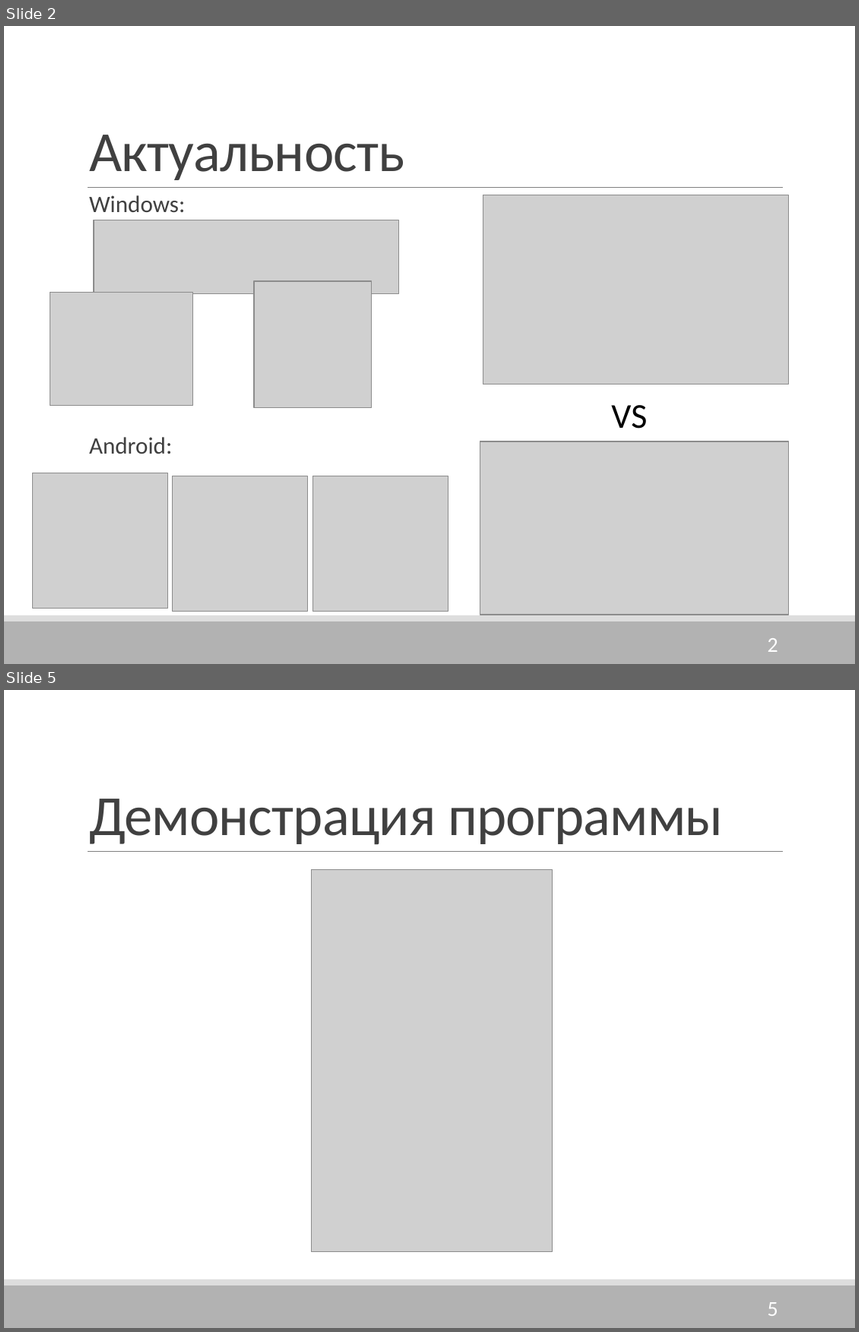
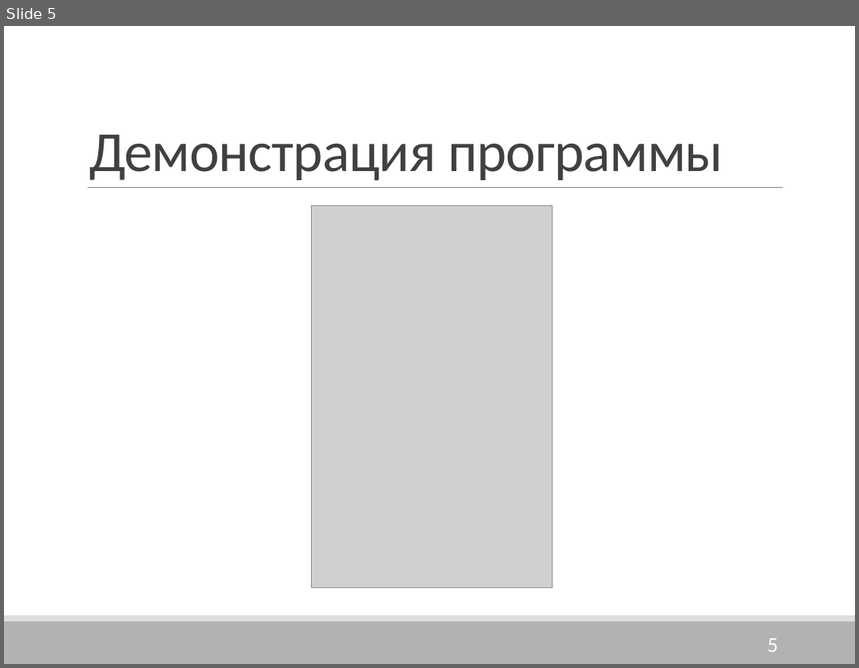
Before and after one commit to BizZzare/StepDiploma2.0, a slide deck: Головизнина/Разработка Android-приложения1.pptx. Shown one above the other, each under a label of ours: slides 2 and 5 before the commit, slide 5 after it; the slides between them are not shown. The pictures are 859x1332 and 859x668 pixels, drawn with LibreOffice and Linux fonts; fonts in the diff are those of the drawing; grey boxes stand for pictures. Boxes give left, top, right and bottom in pixels: in the first picture for what was removed or moved away, otherwise in the second. Text is boxed around its words. In the diff, an @@ line names an element or a change of style, - is before the commit and + after.

```diff
--- a/Головизнина/Разработка Android-приложения1.pptx
+++ b/Головизнина/Разработка Android-приложения1.pptx
@@ slide 2 removed at <box>4,26,855,664</box>, background #FFFFFF; not listed: 3 template elements that a slide beside it also shows @@
@@ title removed at <box>89,135,405,180</box> @@
-Актуальность
@@ text removed at <box>89,195,185,213</box> @@
-  Windows:
@@ picture removed at <box>484,195,789,385</box> @@
@@ picture removed at <box>94,221,399,294</box> @@
@@ picture removed at <box>50,293,193,406</box> @@
@@ picture removed at <box>254,281,372,408</box> @@
@@ text removed at <box>611,405,647,429</box> @@
-  VS
@@ text removed at <box>89,437,172,454</box> @@
-  Android:
@@ picture removed at <box>481,442,789,615</box> @@
@@ picture removed at <box>33,473,168,608</box> @@
@@ picture removed at <box>172,476,307,612</box> @@
@@ picture removed at <box>313,476,449,612</box> @@
@@ page number removed at <box>768,639,778,652</box> @@
-2
```
Also in this commit, not shown: 3 slides changed, 3 slides added, 2 other slides removed, 2 other files.
